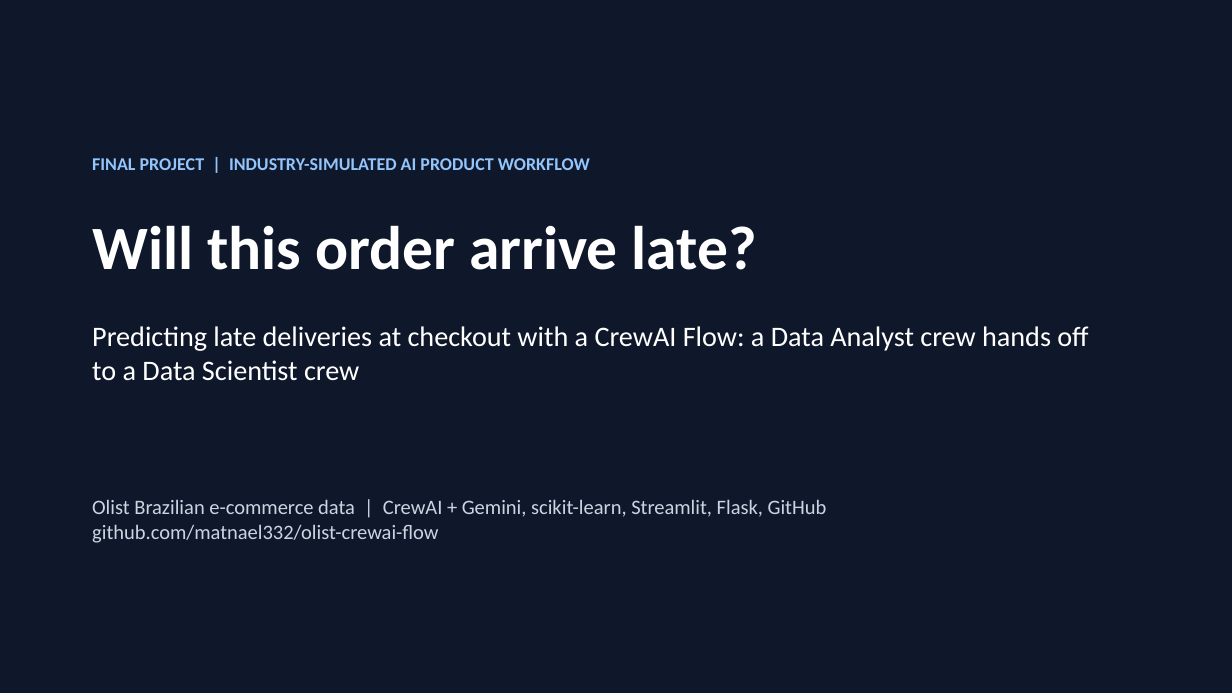
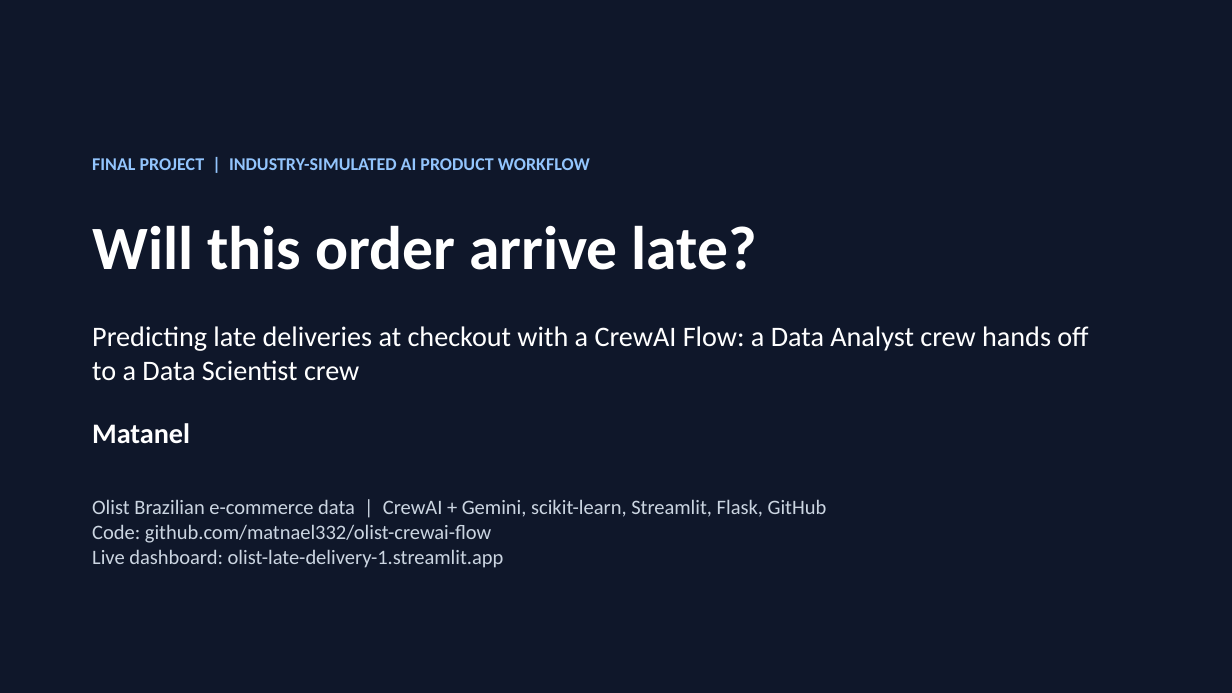
Before and after one commit to matnael332/olist-crewai-flow, a slide deck: slide 1 of docs/presentation.pptx. Drawn at 1232x693 pixels with LibreOffice and Linux fonts; fonts in the diff are those of the drawing. Boxes give left, top, right and bottom in pixels: in the first picture for what was removed or moved away, otherwise in the second. Text is boxed around its words. In the diff, an @@ line names an element or a change of style, - is before the commit and + after.

```diff
--- a/docs/presentation.pptx
+++ b/docs/presentation.pptx
@@ text added at bbox=[92, 423, 190, 444], 22 pt, text #FFFFFF, bold @@
+Matanel
@@ text at bbox=[92, 524, 504, 568]: text changed @@
-github.com/matnael332/olist-crewai-flow
+Code: github.com/matnael332/olist-crewai-flow
+Live dashboard: olist-late-delivery-1.streamlit.app
```
Also in this commit, not shown: 1 other slide changed, 6 other files.
